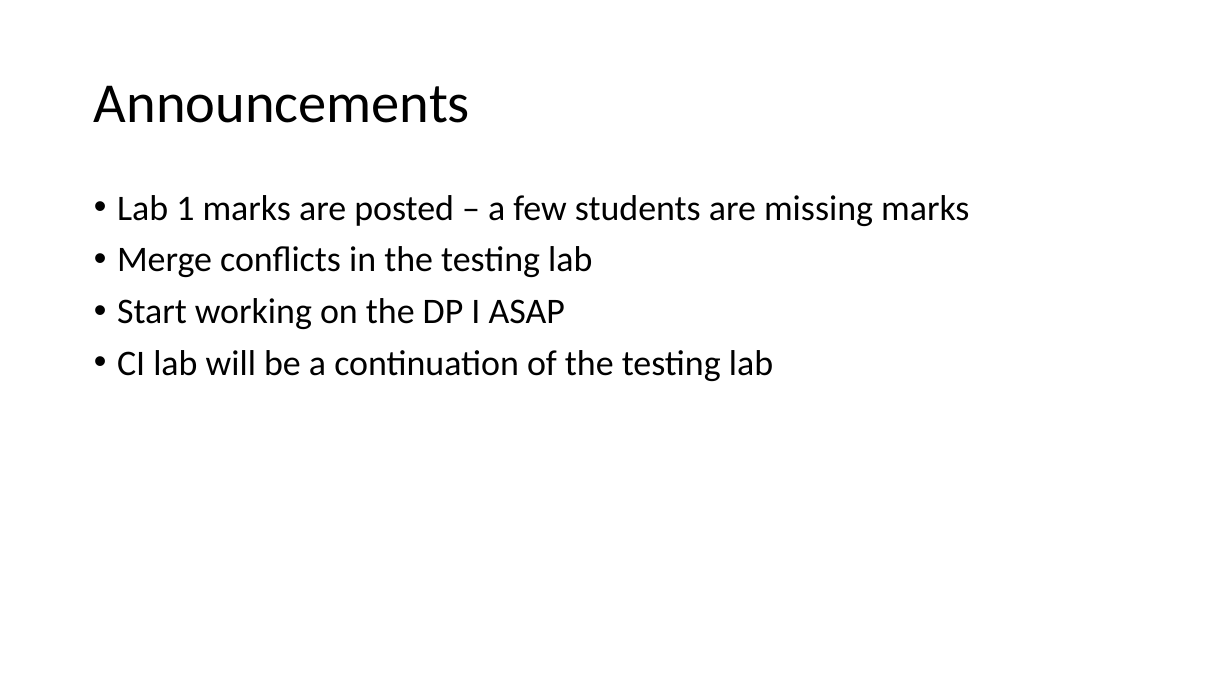
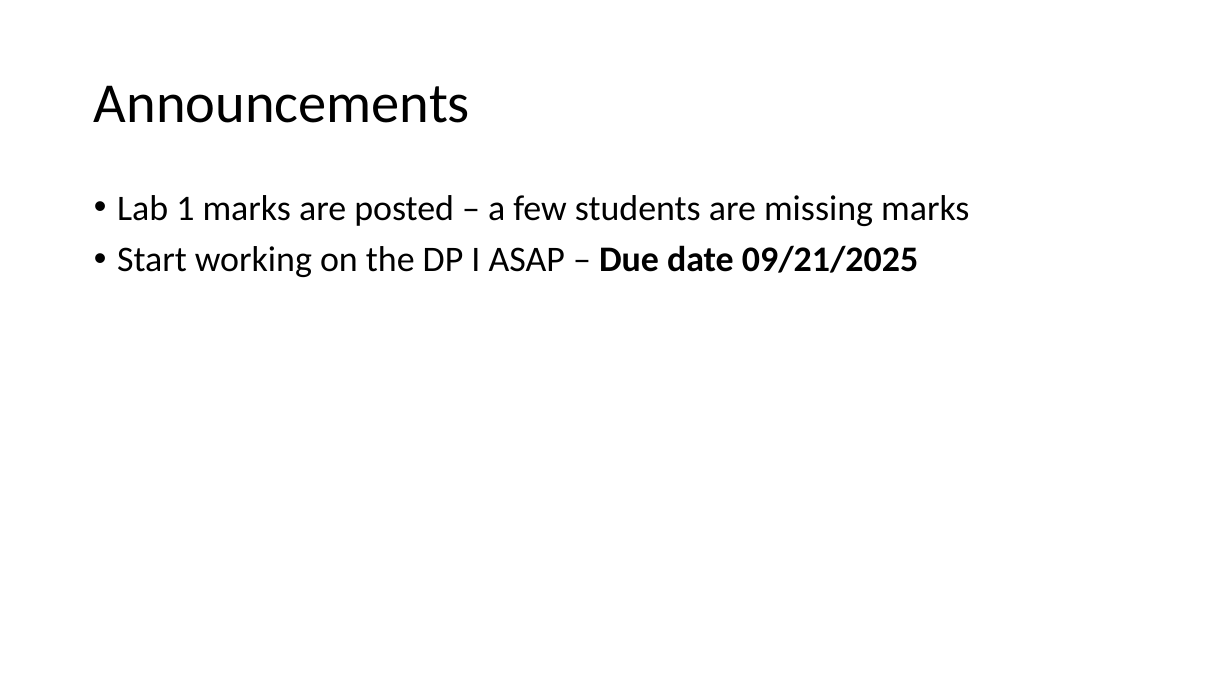
Before and after one commit to johnxu21/johnxu21.github.io, a slide deck: slide 2 of teaching/CS472/Timetable/CI-CD.pptx. Drawn at 1232x693 pixels with LibreOffice and Linux fonts; fonts in the diff are those of the drawing. Boxes give left, top, right and bottom in pixels: in the first picture for what was removed or moved away, otherwise in the second. Text is boxed around its words. In the diff, an @@ line names an element or a change of style, - is before the commit and + after.

Commit message:
changes in the CI slides

```diff
--- a/teaching/CS472/Timetable/CI-CD.pptx
+++ b/teaching/CS472/Timetable/CI-CD.pptx
@@ text at [117, 245, 918, 277]: text changed @@
-• Merge conflicts in the testing lab
-• Start working on the DP I ASAP
-• CI lab will be a continuation of the testing lab
+• Start working on the DP I ASAP – Due date 09/21/2025
```
Also in this commit, not shown: 1 other slide changed, 5 other files.
